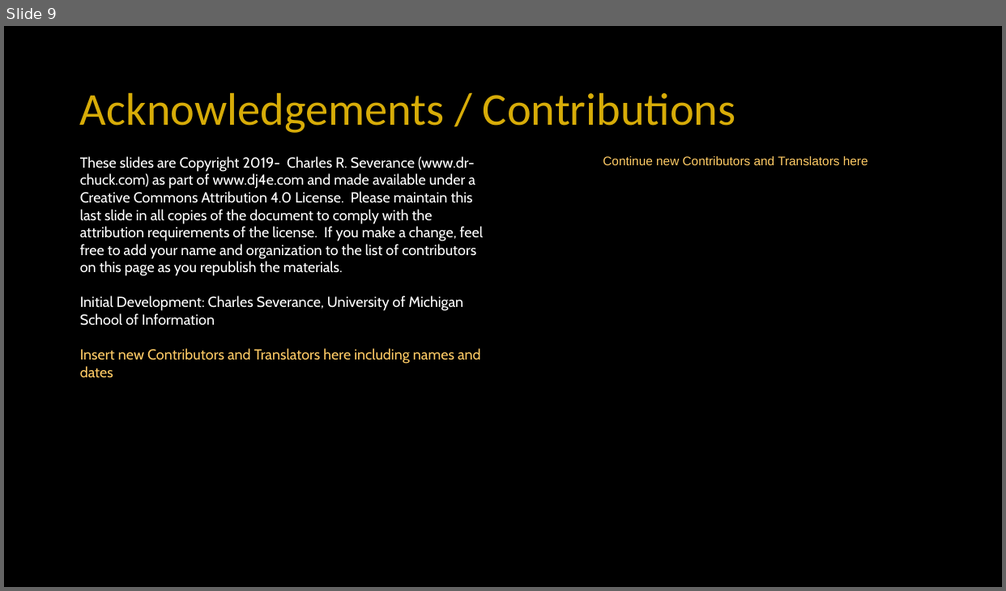
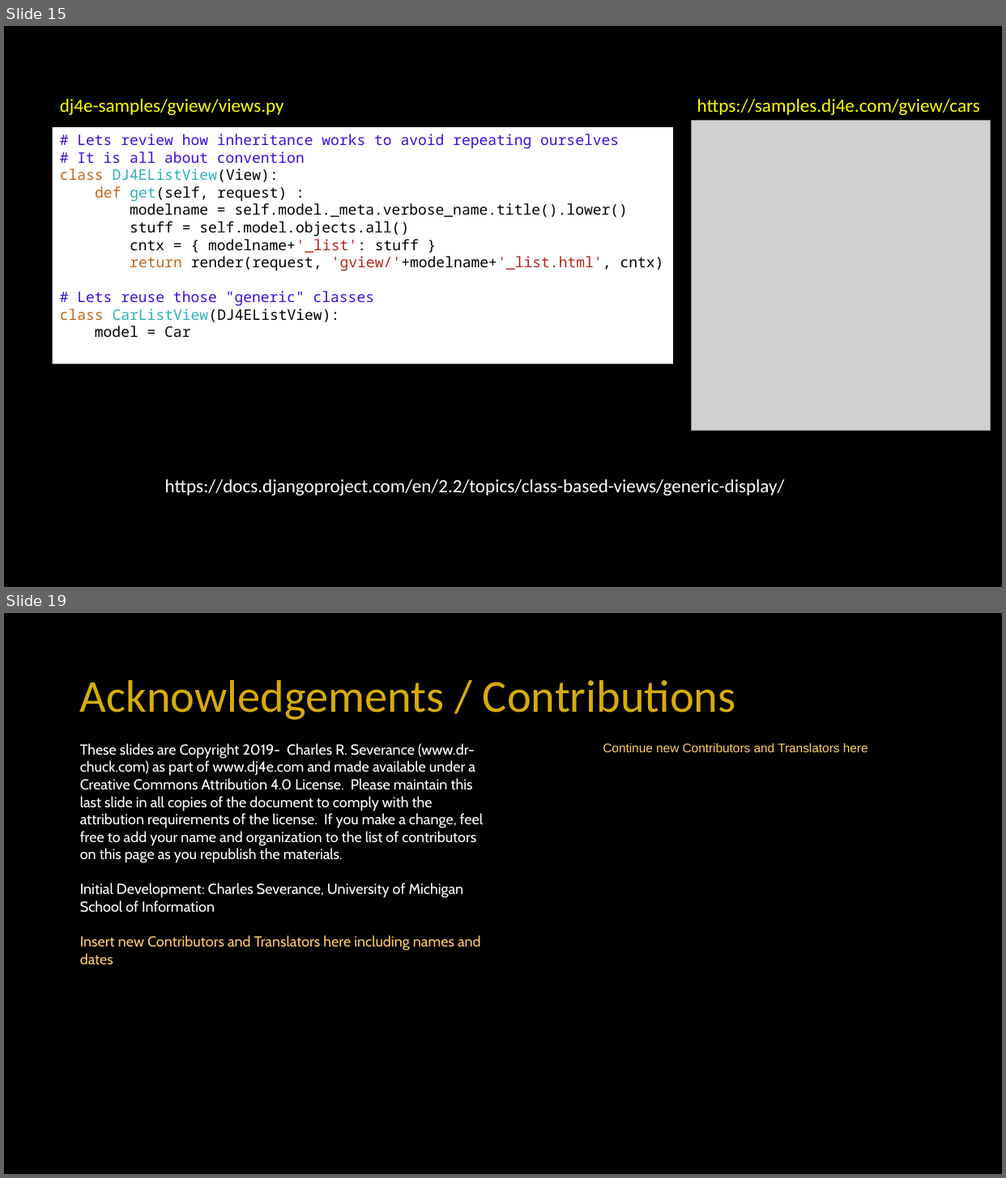
Before and after one commit to csev/dj4e, a slide deck: lectures/DJ-07-Generic-Views.pptx. Shown one above the other, each under a label of ours: slide 9 before the commit, slides 15 and 19 after it; the slides between them are not shown. The pictures are 1006x591 and 1006x1178 pixels, drawn with LibreOffice and Linux fonts; fonts in the diff are those of the drawing; grey boxes stand for pictures. Boxes give left, top, right and bottom in pixels: in the first picture for what was removed or moved away, otherwise in the second. Text is boxed around its words. In the diff, an @@ line names an element or a change of style, - is before the commit and + after.

Commit message:
MVP Generic Templates

```diff
--- a/lectures/DJ-07-Generic-Views.pptx
+++ b/lectures/DJ-07-Generic-Views.pptx
@@ slide 15 added at (4, 26, 1002, 587), background #000000 @@
@@ text added at (60, 99, 284, 115), 18 pt, text #FFFF00 @@
+dj4e-samples/gview/views.py
@@ picture added at (691, 120, 991, 431) @@
@@ text added at (697, 99, 980, 115), 18 pt, text #FFFF00 @@
+https://samples.dj4e.com/gview/cars
@@ rectangle added at (53, 127, 673, 364), fill #FFFFFF, 14 pt, text #000000 @@
+# Lets review how inheritance works to avoid repeating ourselves
+# It is all about convention
+class DJ4EListView(View):
+def get(self, request) :
+modelname = self.model._meta.verbose_name.title().lower()
+stuff = self.model.objects.all()
+cntx = { modelname+'_list': stuff }
+return render(request, 'gview/'+modelname+'_list.html', cntx)
+# Lets reuse those "generic" classes
+class CarListView(DJ4EListView):
+model = Car
@@ text added at (165, 480, 785, 496), 18 pt, text #FFFFFF @@
+https://docs.djangoproject.com/en/2.2/topics/class-based-views/generic-display/
@@ what was slide 9 is now slide 19 @@
```
Also in this commit, not shown: 1 slide changed, 11 other slides added, 1 slide removed, 4 other files.
